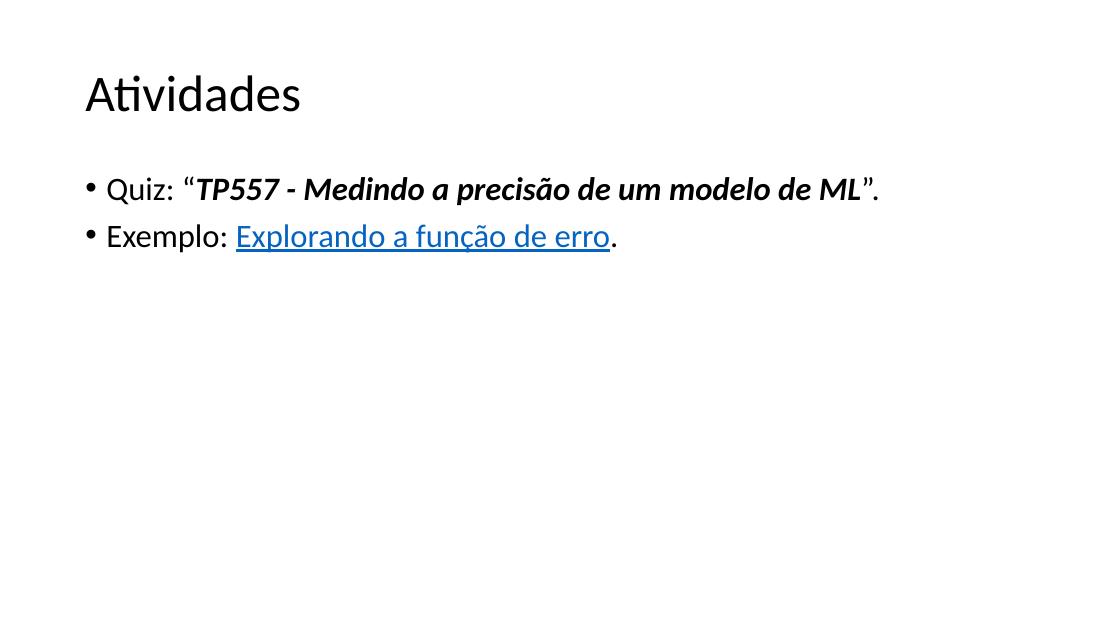
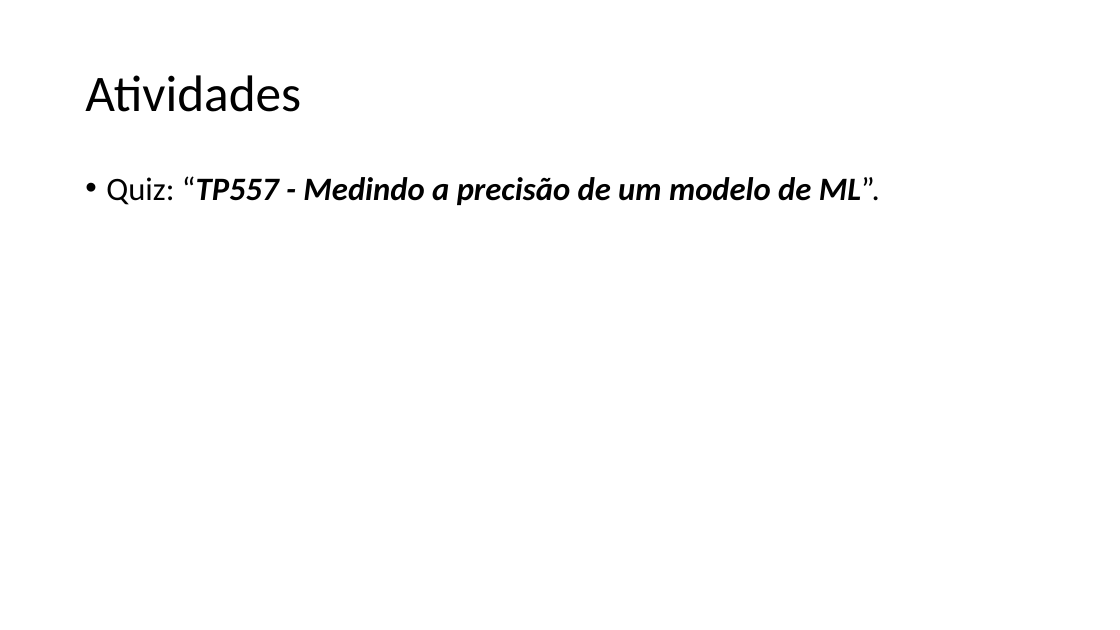
Before and after one commit to zz4fap/tp557-iot-ml, a slide deck: slide 20 of slides/TP557_5_Medindo_a_precisão_de_um_modelo_de_ML.pptx. Drawn at 1120x630 pixels with LibreOffice and Linux fonts; fonts in the diff are those of the drawing. Boxes give left, top, right and bottom in pixels: in the first picture for what was removed or moved away, otherwise in the second. Text is boxed around its words. In the diff, an @@ line names an element or a change of style, - is before the commit and + after.

```diff
--- a/slides/TP557_5_Medindo_a_precisão_de_um_modelo_de_ML.pptx
+++ b/slides/TP557_5_Medindo_a_precisão_de_um_modelo_de_ML.pptx
@@ text at (106,224,619,253): paragraph removed @@
-• Exemplo: Explorando a função de erro.
```
Also in this commit, not shown: 1 other slide changed, 1 other file.
